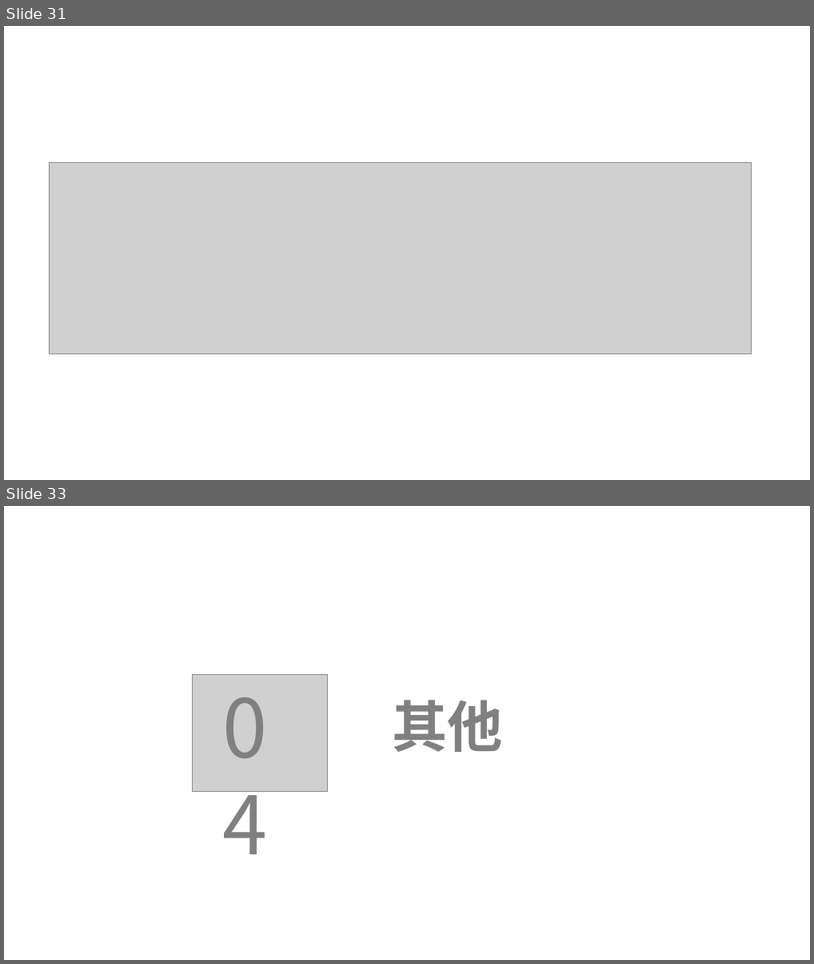
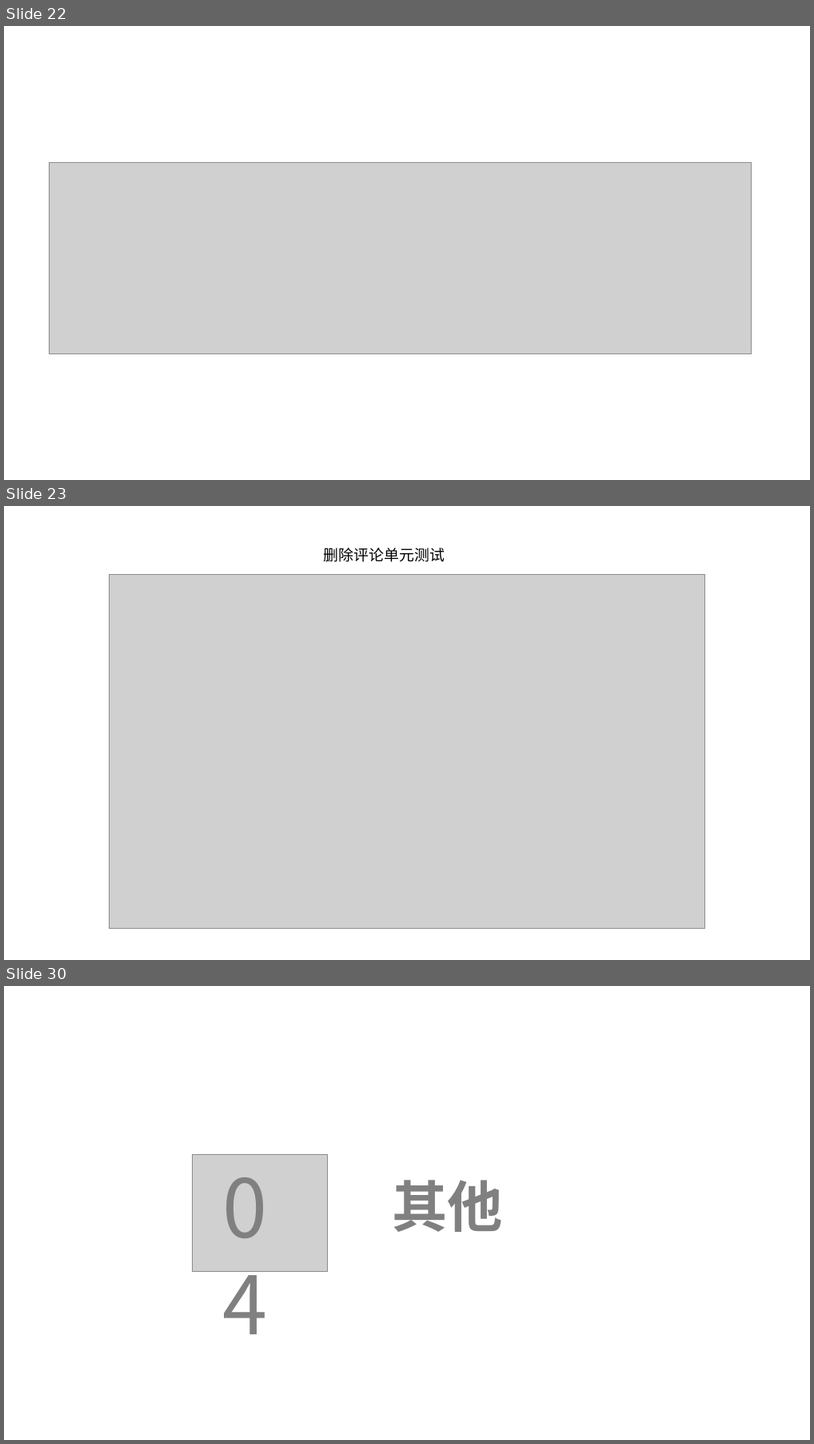
Before and after one commit to lenovo-wu/G11ZUCC, a slide deck: 代码实现.pptx. Shown one above the other, each under a label of ours: slides 31 and 33 before the commit, slides 22, 23 and 30 after it; the slides between them are not shown. The pictures are 814x964 and 814x1444 pixels, drawn with LibreOffice and Linux fonts; fonts in the diff are those of the drawing; grey boxes stand for pictures. Boxes give left, top, right and bottom in pixels: in the first picture for what was removed or moved away, otherwise in the second. Text is boxed around its words. In the diff, an @@ line names an element or a change of style, - is before the commit and + after.

```diff
--- a/代码实现.pptx
+++ b/代码实现.pptx
@@ slide 23 added at bbox=[4, 506, 810, 960], background #FFFFFF @@
@@ text added at bbox=[324, 548, 445, 562], 18 pt, text #000000 @@
+删除评论单元测试
@@ picture added at bbox=[110, 574, 706, 928] @@
@@ what was slide 31 is now slide 22 @@
@@ what was slide 33 is now slide 30 @@
```
Also in this commit, not shown: 2 slides changed, 12 other slides added, 16 slides removed.
